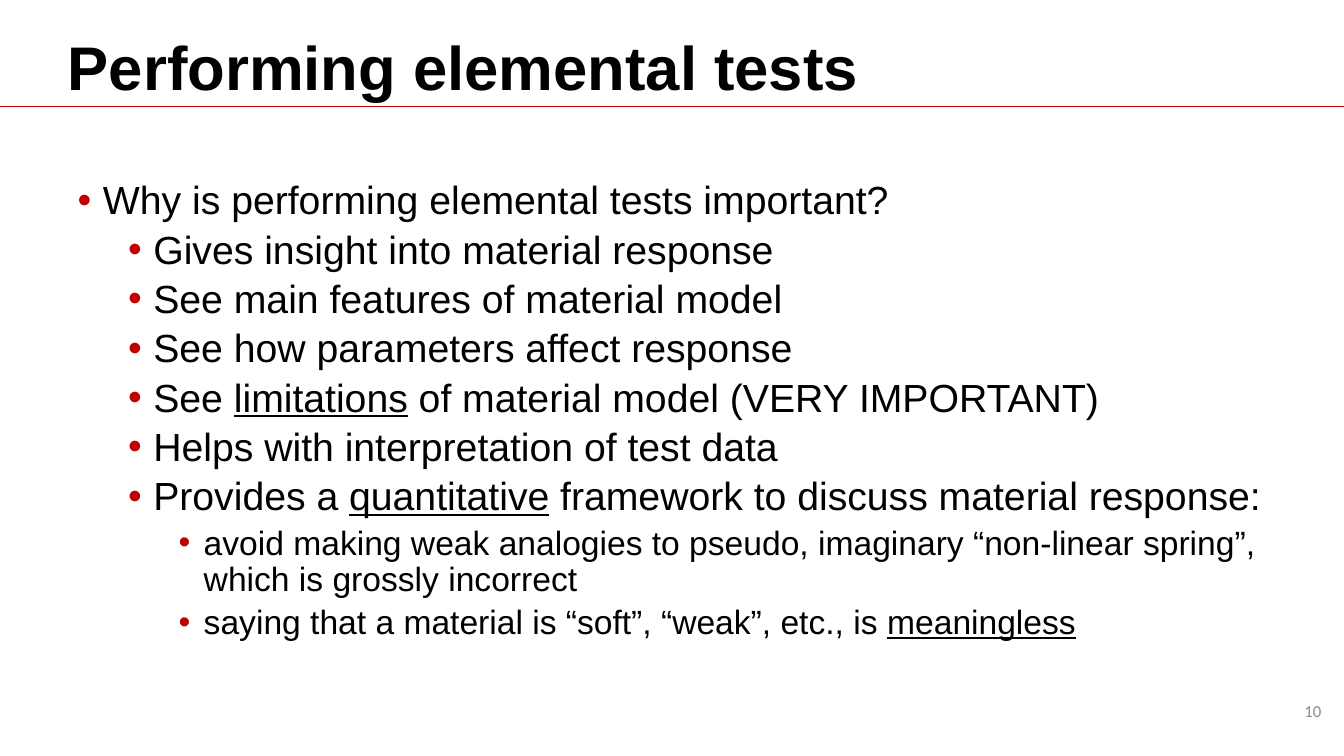
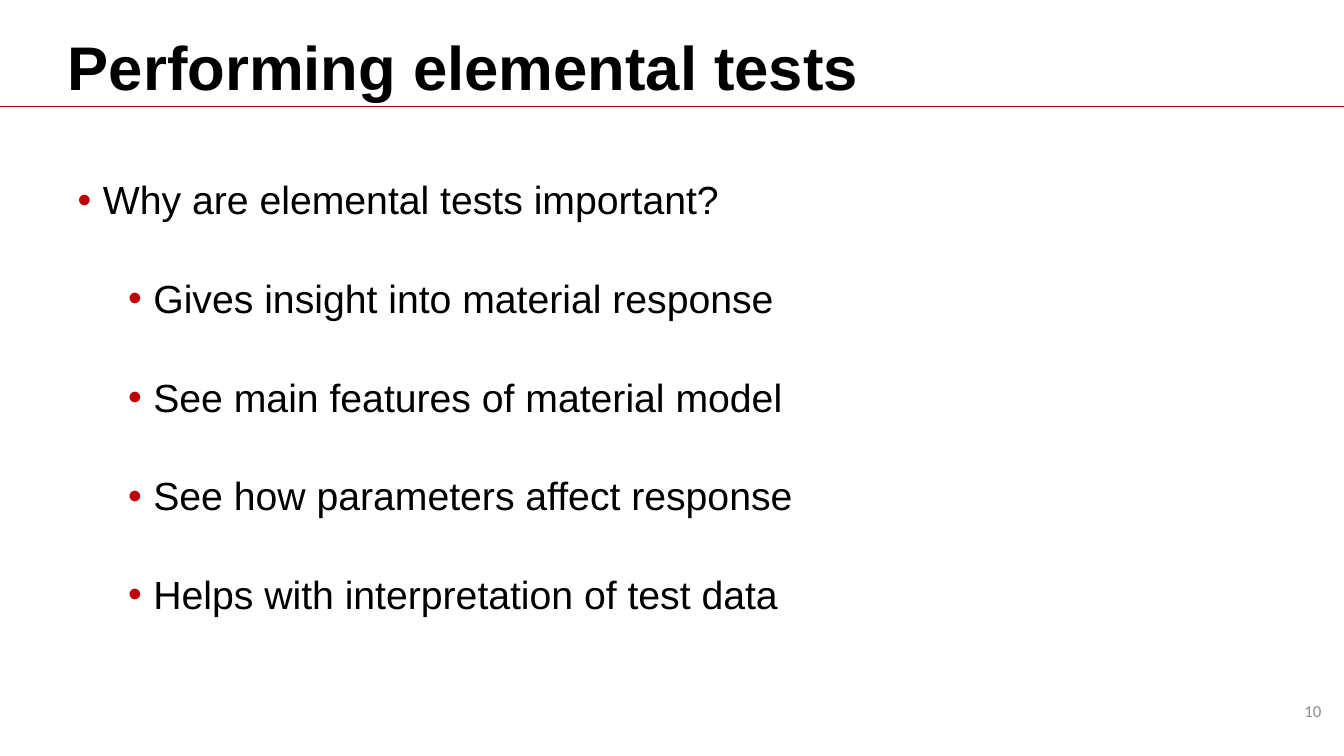
Before and after one commit to Batmanabcdefg/AbaqusTraining, a slide deck: slide 10 of Training.pptx. Drawn at 1344x756 pixels with LibreOffice and Linux fonts; fonts in the diff are those of the drawing; background and template pictures are left out. Boxes give left, top, right and bottom in pixels: in the first picture for what was removed or moved away, otherwise in the second. Text is boxed around its words. In the diff, an @@ line names an element or a change of style, - is before the commit and + after.

```diff
--- a/Training.pptx
+++ b/Training.pptx
@@ text at [103, 185, 719, 222]: text changed @@
-• Why is performing elemental tests important?
+• Why are elemental tests important?
@@ text at [153, 383, 1099, 420]: paragraph removed @@
-  • See limitations of material model (VERY IMPORTANT)
@@ text at [153, 481, 1261, 641]: paragraphs removed @@
-  • Provides a quantitative framework to discuss material response:
-    • avoid making weak analogies to pseudo, imaginary “non-linear spring”, which is grossly incorrect
-    • saying that a material is “soft”, “weak”, etc., is meaningless
```
Also in this commit, not shown: 12 other slides changed, 6 slides added, 2 slides removed.
